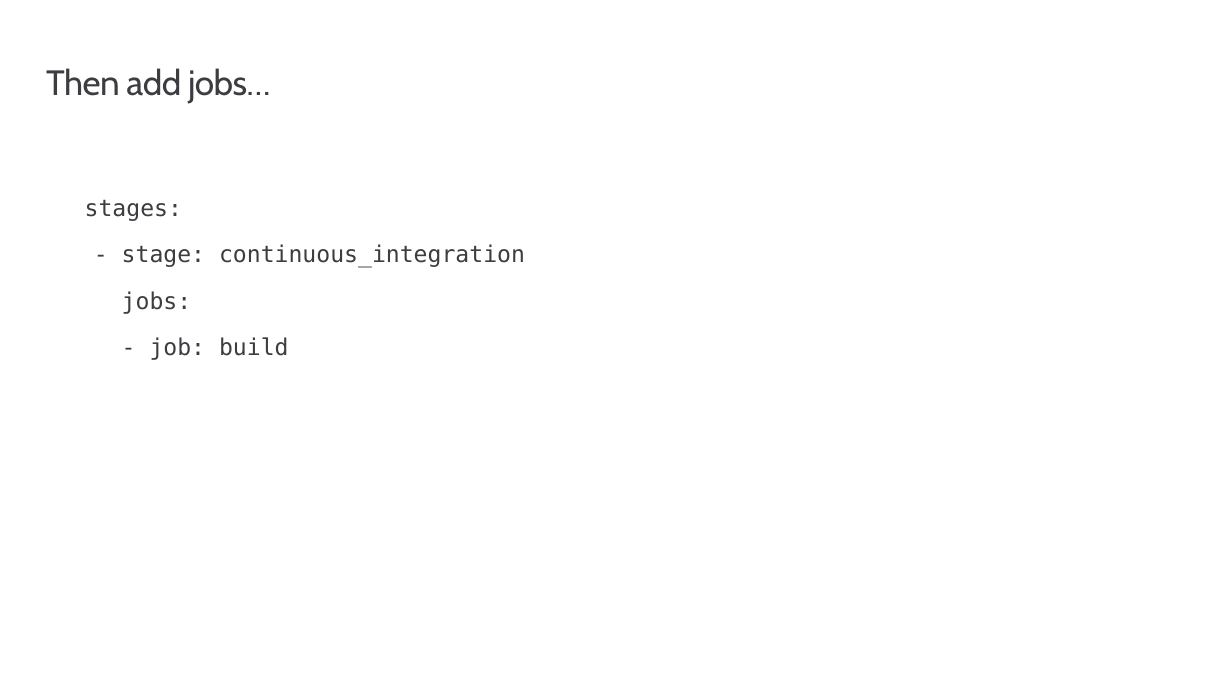
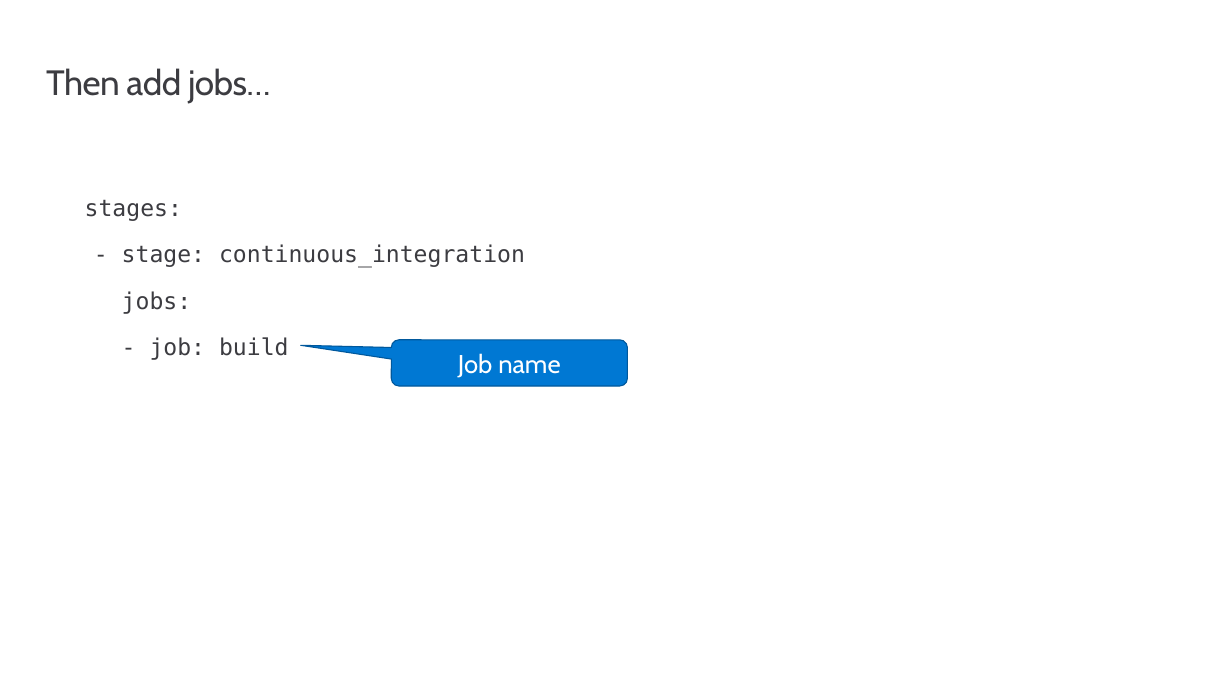
Before and after one commit to msusdev/Azure-pipelines-with-GitHub, a slide deck: slide 39 of Presentations/Introduction to Azure Pipelines/Introduction to Azure Pipelines.pptx (slide 40 before the commit). Drawn at 1232x693 pixels with LibreOffice and Linux fonts; fonts in the diff are those of the drawing; background and template pictures are left out. Boxes give left, top, right and bottom in pixels: in the first picture for what was removed or moved away, otherwise in the second. Text is boxed around its words. In the diff, an @@ line names an element or a change of style, - is before the commit and + after.

```diff
--- a/Presentations/Introduction to Azure Pipelines/Introduction to Azure Pipelines.pptx
+++ b/Presentations/Introduction to Azure Pipelines/Introduction to Azure Pipelines.pptx
@@ rounded speech box added at bbox=[392, 340, 628, 386], fill #0078D3, outline #00599C 0.85 pt, 20 pt, text #FFFFFF @@
+Job name
```
Also in this commit, not shown: 6 other slides changed, 6 slides added.
